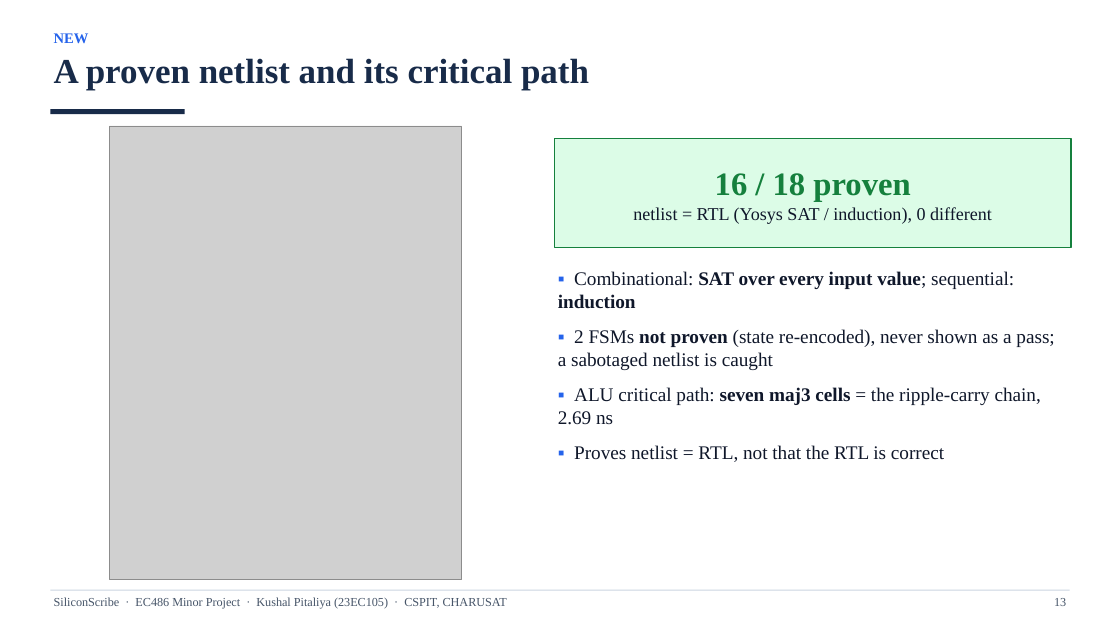
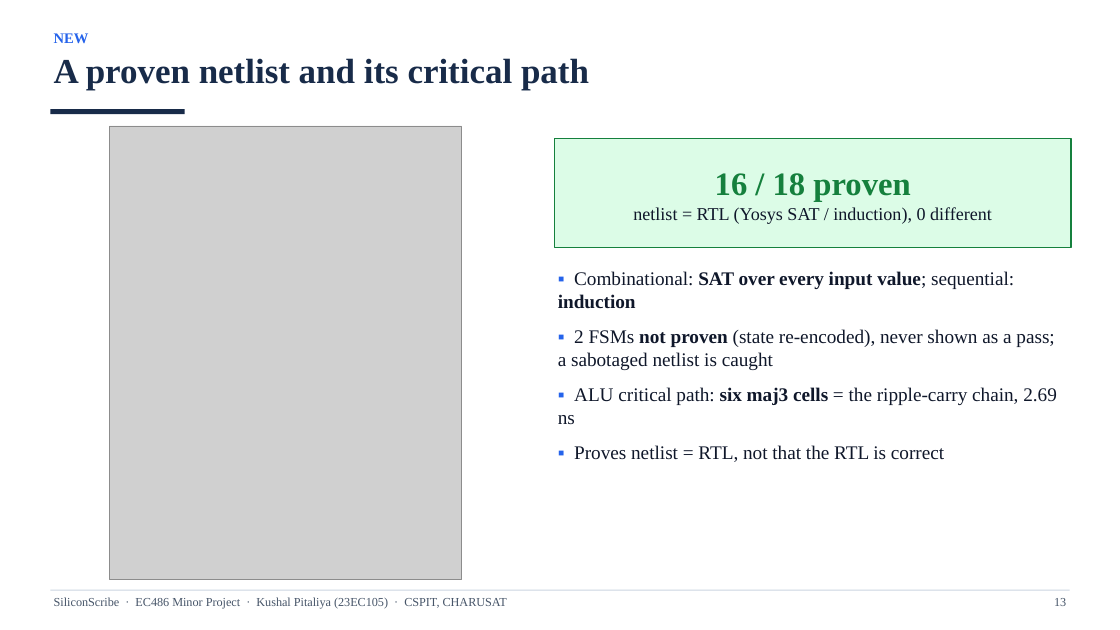
Before and after one commit to k-pitaliya/siliconscribe, a slide deck: slide 13 of docs/23EC105_Kushal_Pitaliya_SiliconScribe_Viva_Presentation.pptx. Drawn at 1120x630 pixels with LibreOffice and Linux fonts; fonts in the diff are those of the drawing; grey boxes stand for pictures. Boxes give left, top, right and bottom in pixels: in the first picture for what was removed or moved away, otherwise in the second. Text is boxed around its words. In the diff, an @@ line names an element or a change of style, - is before the commit and + after.

```diff
--- a/docs/23EC105_Kushal_Pitaliya_SiliconScribe_Viva_Presentation.pptx
+++ b/docs/23EC105_Kushal_Pitaliya_SiliconScribe_Viva_Presentation.pptx
@@ text at <box>558,387,1057,424</box>: text changed @@
-▪ ALU critical path: seven maj3 cells = the ripple-carry chain, 2.69 ns
+▪ ALU critical path: six maj3 cells = the ripple-carry chain, 2.69 ns
```
Also in this commit, not shown: 32 other files.
